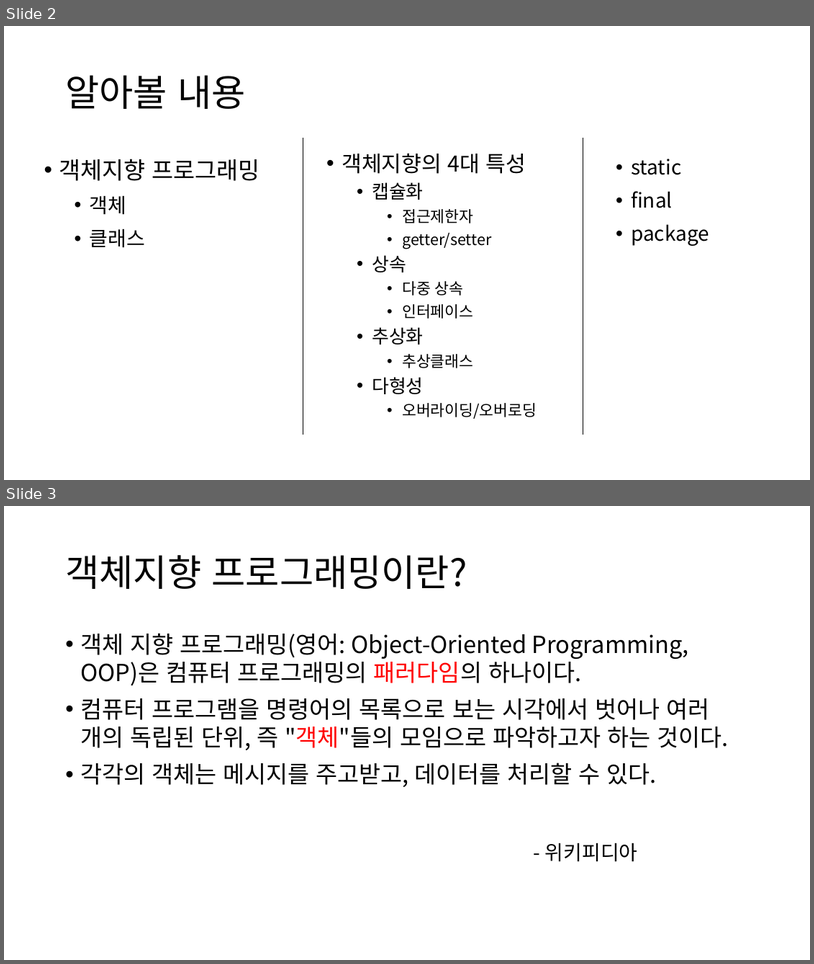
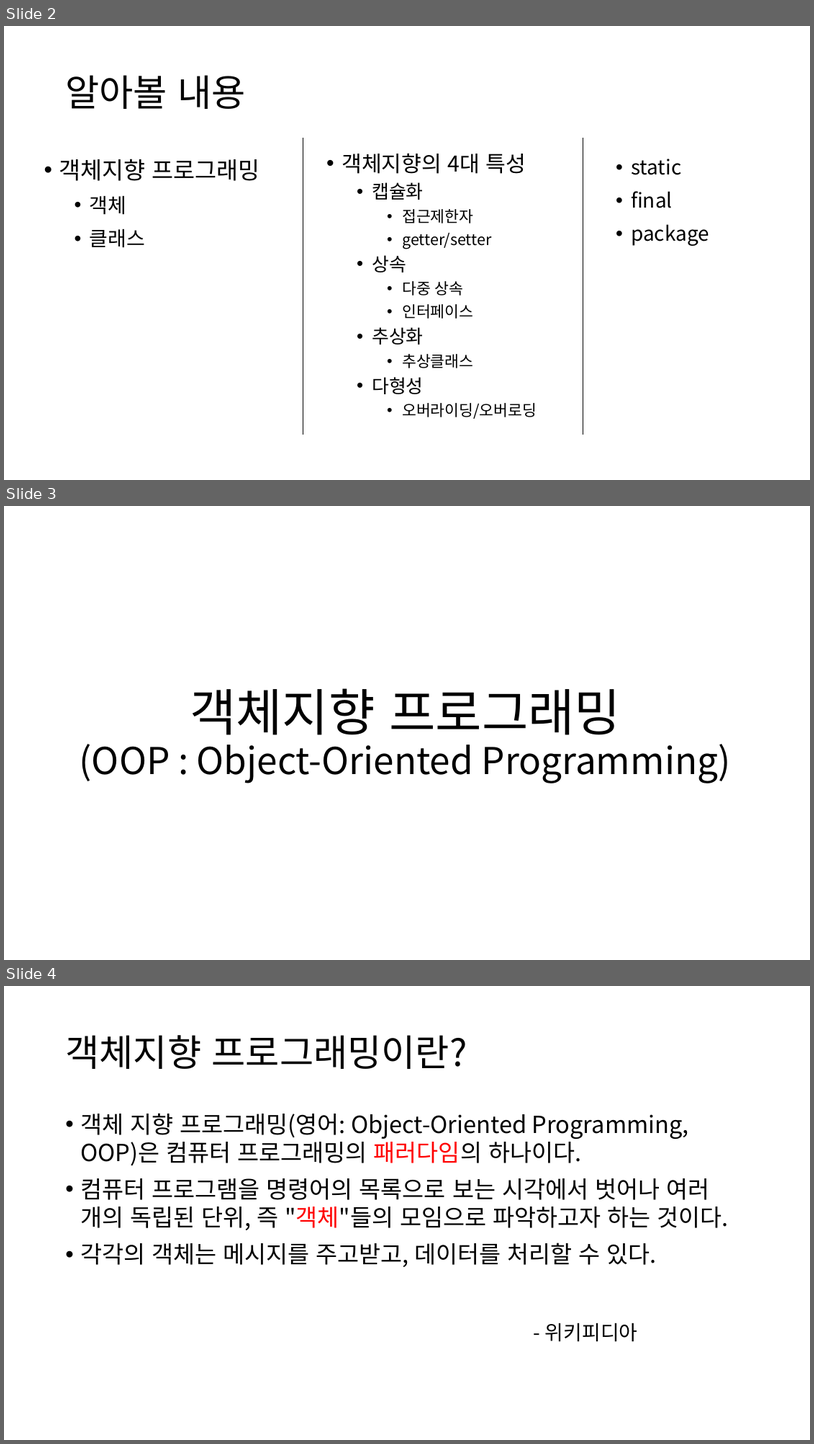
Before and after one commit to YonghoChoi/develop-note, a slide deck: ppt/객체지향 기본.pptx. Shown one above the other, each under a label of ours: slides 2 and 3 before the commit, slides 2, 3 and 4 after it. The pictures are 814x964 and 814x1444 pixels, drawn with LibreOffice and Linux fonts; fonts in the diff are those of the drawing. Boxes give left, top, right and bottom in pixels: in the first picture for what was removed or moved away, otherwise in the second. Text is boxed around its words. In the diff, an @@ line names an element or a change of style, - is before the commit and + after.

```diff
--- a/ppt/객체지향 기본.pptx
+++ b/ppt/객체지향 기본.pptx
@@ slide 3 added at [4,506,810,960], background #FFFFFF @@
@@ title added at [80,688,731,783], 44 pt, text #000000 @@
+객체지향 프로그래밍
+(OOP : Object-Oriented Programming)
@@ what was slide 3 is now slide 4 @@
```
Also in this commit, not shown: 6 slides changed, 8 other slides added, 7 slides removed.
